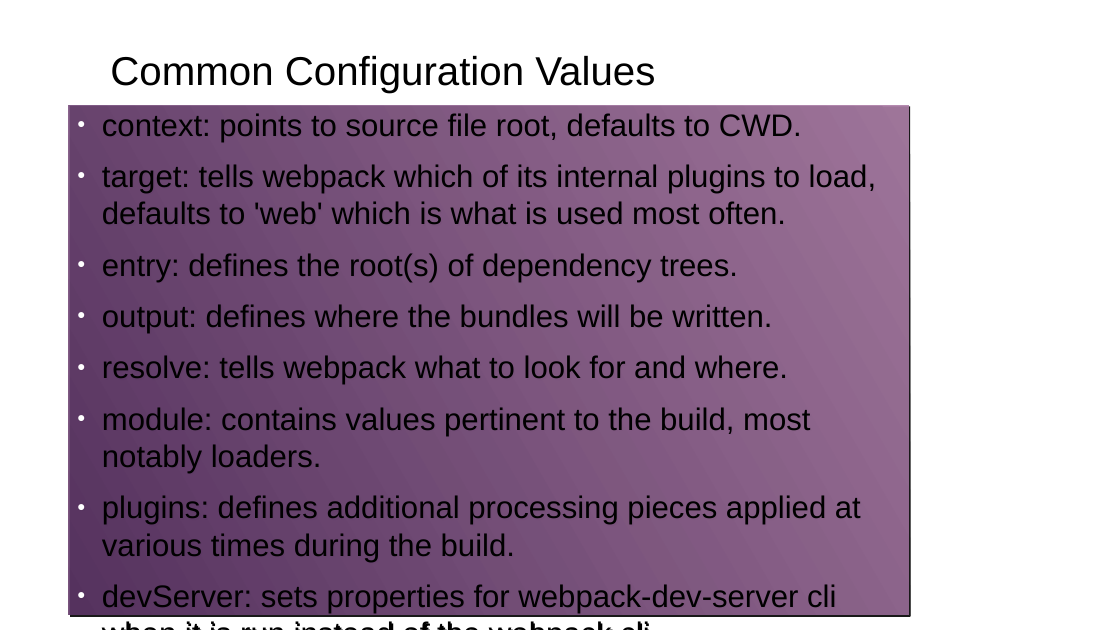
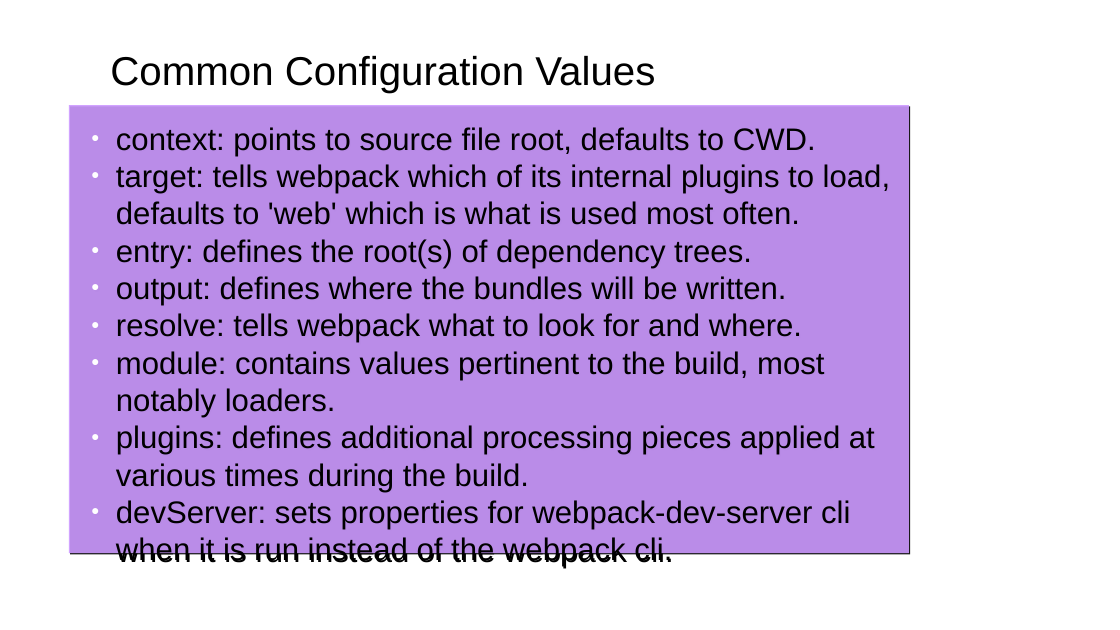
Before and after one commit to gharley/webpack-presi, a slide deck: slide 6 of webpack.odp (slide 5 before the commit). Drawn at 1120x630 pixels with LibreOffice and Linux fonts; fonts in the diff are those of the drawing; background and template pictures are left out. Boxes give left, top, right and bottom in pixels: in the first picture for what was removed or moved away, otherwise in the second. Text is boxed around its words. In the diff, an @@ line names an element or a change of style, - is before the commit and + after.

```diff
--- a/webpack.odp
+++ b/webpack.odp
@@ text "context: points to source file ...": place and size @@
-text "context: points to source file ..." at [69, 105, 909, 622]
+text "context: points to source file ..." at [69, 105, 909, 560]
@@ text "context: points to source file ..." at [69, 105, 909, 560]: less space between paragraphs; fill gradient #AD7FA8 to #5C3566 to #CC99FF at 90% opacity @@
```
Also in this commit, not shown: 7 other slides changed, 1 slide added, 3 other files.
